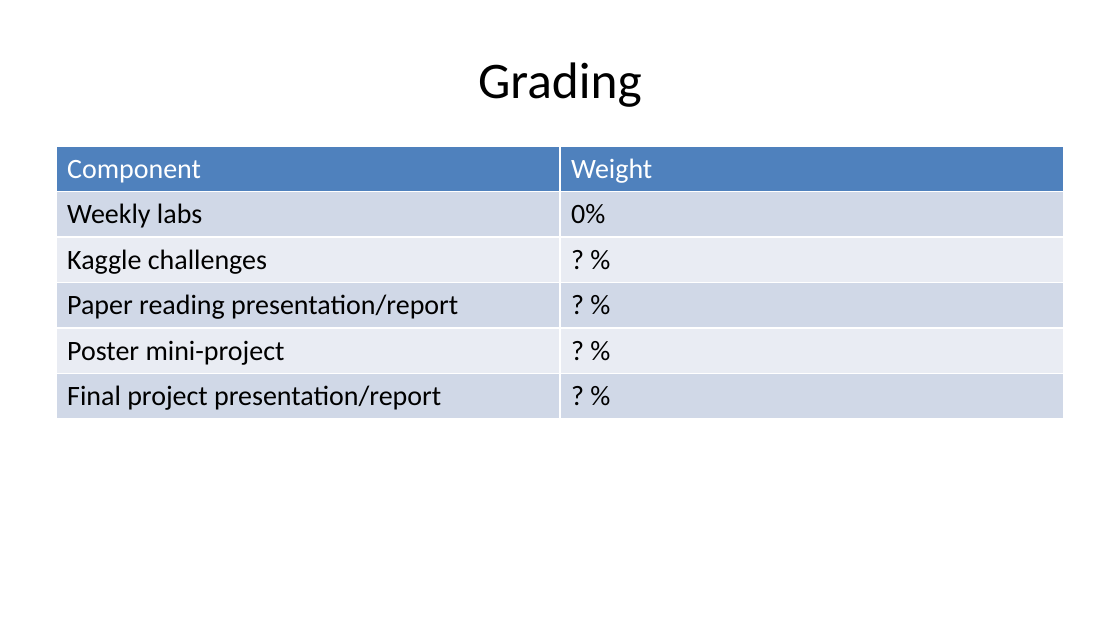
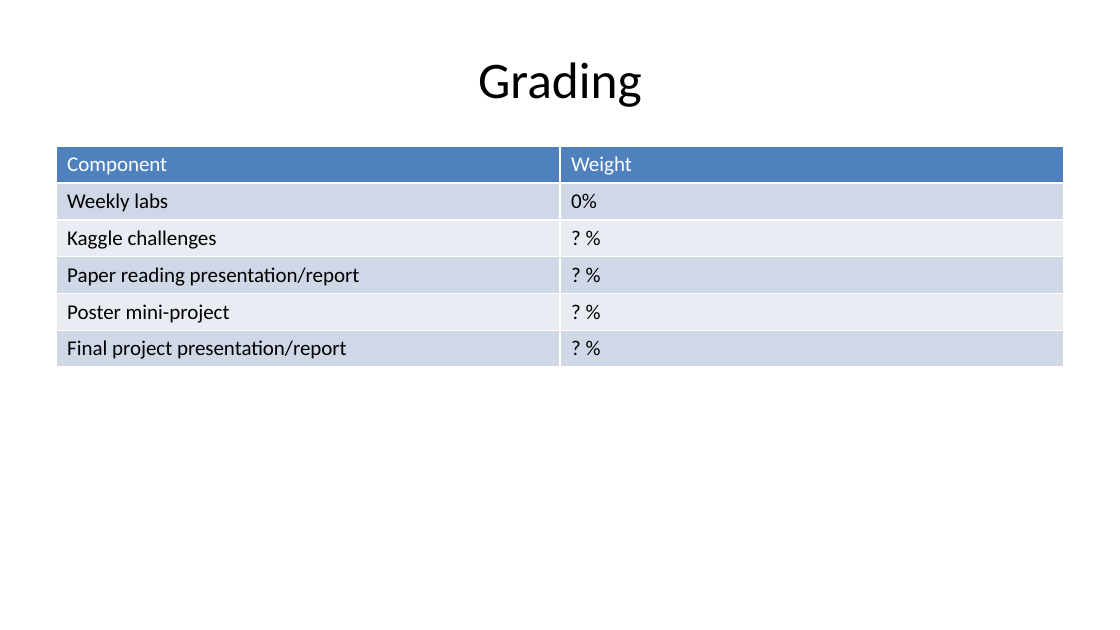
Before and after one commit to pauldubois98/AdcancedTopicsDataScience2026, a slide deck: slide 7 of Course01/slides.pptx. Drawn at 1120x630 pixels with LibreOffice and Linux fonts; fonts in the diff are those of the drawing. Boxes give left, top, right and bottom in pixels: in the first picture for what was removed or moved away, otherwise in the second. Text is boxed around its words. In the diff, an @@ line names an element or a change of style, - is before the commit and + after.

```diff
--- a/Course01/slides.pptx
+++ b/Course01/slides.pptx
@@ table at box(56, 147, 1064, 367) @@
@@ fill #D0D8E8 to #D0D8E7 in 6 cells @@
@@ fill #E9EDF4 to #E9ECF3 in 4 cells @@
@@ size 18 to 13.5 pt @@
@@ borders changed @@
```
Also in this commit, not shown: 19 other slides changed, 1 other file.
